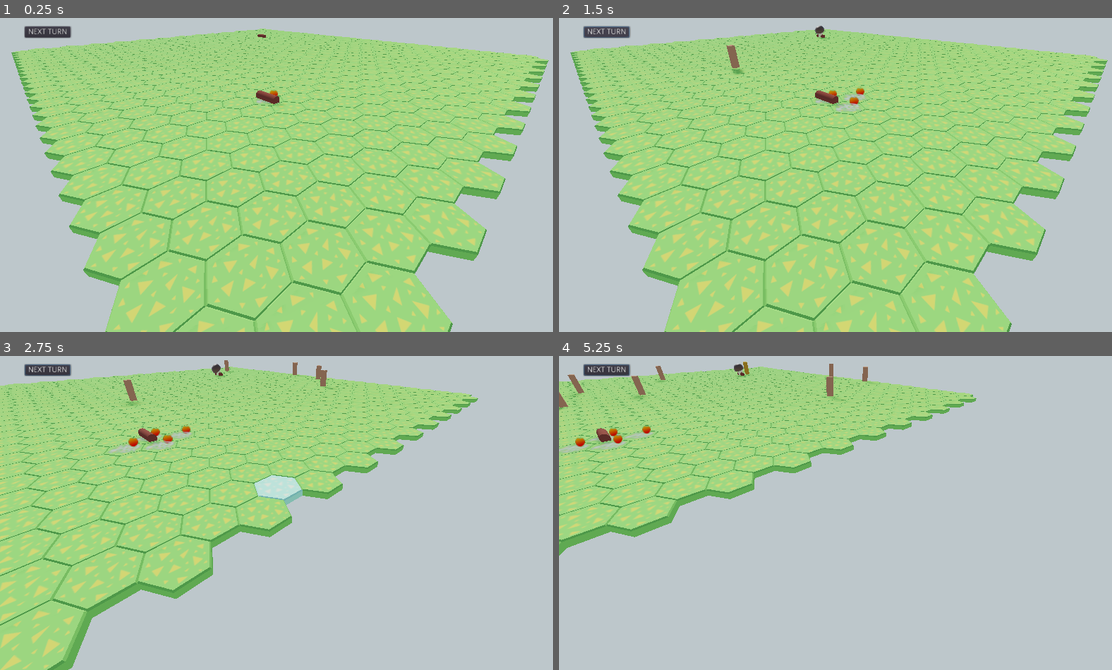
Above: before the commit, frames 1-4 (two rows, left to right).
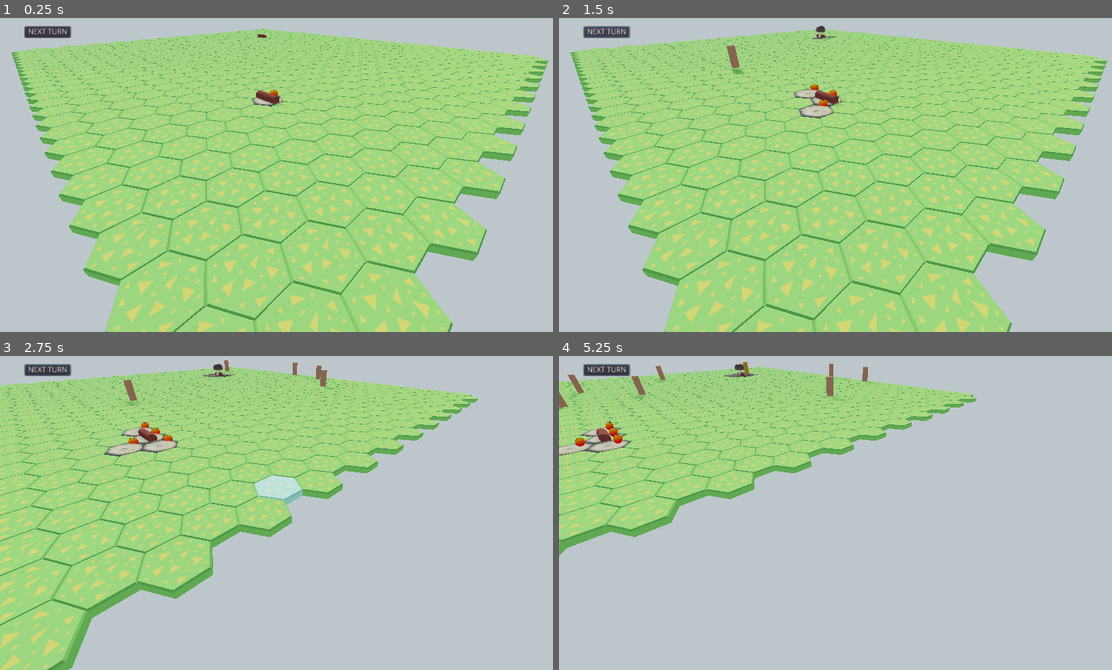
Above: after the commit, the same moments.

Repository: BVenturaDev/UMM
Game: Godot game, scene res://scenes/levels/main_level.tscn
Same seed, same stepped clock (60 frames per second), same inputs: the game is played once before the commit and once after it.
Inputs (mouse positions are in pixels of both pictures, inside the frame that each line leads up to):
- Up to frame 1 (0.25 s): no input
- Up to frame 2 (1.5 s): click "NEXT TURN" at 0.5 s; click "NEXT TURN" at 1.25 s
- Up to frame 3 (2.75 s): tap Enter (ui_accept) at 2, 2.27 s; move the mouse to (403, 487) at 2.02 s; hold Right (ui_right) from 2.03 s (still down); click (403, 487) at 2.17 s
- Up to frame 4 (5.25 s): move the mouse to (730, 522) at 2.77 s; release Right (ui_right) at 2.78 s; hold Down (ui_down) 2.78-3.53 s; tap Enter (ui_accept) at 3.02, 4.52 s; move the mouse to (896, 431) at 3.52 s; hold Right (ui_right) 3.53-4.28 s; move the mouse to (813, 569) at 4.27 s; hold Up (ui_up) 4.28-5.03 s; click (813, 569) at 4.42 s; move the mouse to (1012, 553) at 5.02 s; hold Left (ui_left) from 5.03 s (still down)

The runs differ from the first frame. In frame 1, less than 0.1% of the frame differs, in the area x 45-52%, y 5-29%; in frame 2, 0.6%; in frame 3, 0.6%, in the area x 18-43%, y 2-33%; in frame 4, 0.6%.

Commit message:
Added undergrowth visuals

Diff:
--- /dev/null
+++ b/scenes/entities/resource_tree.tscn
@@ -0,0 +1,6 @@
+[gd_scene load_steps=2 format=2]
+
+[ext_resource path="res://src/entities/resource_tree.gd" type="Script" id=1]
+
+[node name="resource_tree" type="Spatial"]
+script = ExtResource( 1 )
--- a/scenes/levels/main_level.tscn
+++ b/scenes/levels/main_level.tscn
@@ -93,7 +93,9 @@
 ]]
 script = ExtResource( 6 )
 
-[node name="fungus" parent="ai" instance=ExtResource( 3 )]
+[node name="fungus" parent="ai" groups=[
+"nature",
+] instance=ExtResource( 3 )]
 
 [node name="player" type="Spatial" parent="."]
 
--- a/scenes/props/hex_tile.tscn
+++ b/scenes/props/hex_tile.tscn
@@ -18,7 +18,7 @@
 "vertex_count": 80
 }
 
-[sub_resource type="ShaderMaterial" id=4]
+[sub_resource type="ShaderMaterial" id=3]
 resource_local_to_scene = true
 shader = ExtResource( 3 )
 shader_param/albedo = Color( 1, 1, 1, 1 )
@@ -32,16 +32,16 @@
 shader_param/uv2_offset = Vector3( 0, 0, 0 )
 shader_param/highlight_color = Color( 0.568627, 0.721569, 0.933333, 1 )
 shader_param/turn_used_color = Color( 1, 0.0980392, 0.0980392, 1 )
-shader_param/selected_color = Color( 0.847059, 0.227451, 1, 1 )
+shader_param/undergrowth_color = Color( 0.654902, 0.345098, 0.827451, 1 )
 shader_param/grayed_out_color = Color( 0.643137, 0.643137, 0.643137, 1 )
 shader_param/mix_amount = 0.75
 shader_param/is_highlighted = false
 shader_param/is_turn_used = false
-shader_param/is_selected = false
+shader_param/is_undergrowth = false
 shader_param/is_grayed_out = false
 shader_param/texture_albedo = ExtResource( 1 )
 
-[sub_resource type="ConcavePolygonShape" id=3]
+[sub_resource type="ConcavePolygonShape" id=2]
 data = PoolVector3Array( 0.866, 0, -0.5, 0.866, 0, 0.5, 0.866, 0.2333, 0.5, 0, 0, 1, -0.866, 0, 0.5, -0.866, 0.2333, 0. …(1610 unchanged characters)…
 
 [node name="hex_tile" type="Spatial"]
@@ -49,13 +49,13 @@
 
 [node name="tile" type="MeshInstance" parent="."]
 mesh = SubResource( 1 )
-material/0 = SubResource( 4 )
+material/0 = SubResource( 3 )
 
 [node name="Area" type="Area" parent="."]
 collision_layer = 2
 
 [node name="shape0" type="CollisionShape" parent="Area"]
-shape = SubResource( 3 )
+shape = SubResource( 2 )
 
 [connection signal="input_event" from="Area" to="." method="_on_Area_input_event"]
 [connection signal="mouse_entered" from="Area" to="." method="_on_Area_mouse_entered"]
--- a/scenes/shaders/hex_tile.tres
+++ b/scenes/shaders/hex_tile.tres
@@ -17,11 +17,11 @@
 shader_param/uv2_offset = Vector3( 0, 0, 0 )
 shader_param/highlight_color = Color( 0.568627, 0.721569, 0.933333, 1 )
 shader_param/turn_used_color = Color( 1, 0.0980392, 0.0980392, 1 )
-shader_param/selected_color = Color( 0.847059, 0.227451, 1, 1 )
+shader_param/undergrowth_color = Color( 0.654902, 0.345098, 0.827451, 1 )
 shader_param/grayed_out_color = Color( 0.643137, 0.643137, 0.643137, 1 )
 shader_param/mix_amount = 0.75
 shader_param/is_highlighted = false
 shader_param/is_turn_used = false
-shader_param/is_selected = false
+shader_param/is_undergrowth = false
 shader_param/is_grayed_out = false
 shader_param/texture_albedo = ExtResource( 1 )
--- a/scenes/ui/friendly_ui.tscn
+++ b/scenes/ui/friendly_ui.tscn
@@ -1,13 +1,13 @@
 [gd_scene load_steps=4 format=2]
 
 [ext_resource path="res://assets/textures/apple.png" type="Texture" id=1]
-[ext_resource path="res://assets/textures/roots.png" type="Texture" id=2]
+[ext_resource path="res://assets/textures/f6.png" type="Texture" id=2]
 [ext_resource path="res://src/tools/viewport.gd" type="Script" id=3]
 
 [node name="friendly_ui" type="Spatial"]
 
 [node name="roots" type="Sprite3D" parent="."]
-transform = Transform( 0.11036, 0.101591, 2.96046e-08, 0, -6.55672e-09, 1, 0.101591, -0.11036, -3.21598e-08, 0.0421223, 0.280468, 0.075324 )
+transform = Transform( 0.219203, -0.219203, -3.09086e-08, 0, -1.35505e-08, 1, -0.219203, -0.219203, -3.09086e-08, 0, 0.28, 0 )
 shaded = true
 double_sided = false
 texture = ExtResource( 2 )
--- a/src/entities/fungus.gd
+++ b/src/entities/fungus.gd
@@ -33,9 +33,11 @@
 
 func remove_tile(var id: int) -> void:
 	if id > -1 and id < owned_tiles.size():
+		owned_tiles[id].owner_fungus = null
 		owned_tiles.remove(id)
 
 func do_turn() -> void:
+	print("Fungus Turn: " + str(my_owner.name))
 	# Expand the fungus
 	for tile in owned_tiles:
 		var neighbors = Globals.grid.find_neighbors(tile.x, tile.y)
--- /dev/null
+++ b/src/entities/resource_tree.gd
@@ -0,0 +1,3 @@
+extends Spatial
+
+const FOOD_AMOUNT: int = 1
--- a/src/props/hex_tile.gd
+++ b/src/props/hex_tile.gd
@@ -30,21 +30,20 @@
 
 func enable_turn_used() -> void:
 	disable_highlighted()
-	disable_selected()
+	disable_undergrowth()
 	shader.set_shader_param("is_turn_used", true)
 
 func disable_turn_used() -> void:
 	shader.set_shader_param("is_turn_used", false)
 
-func enable_selected() -> void:
-	disable_highlighted()
-	shader.set_shader_param("is_selected", true)
+func enable_undergrowth() -> void:
+	shader.set_shader_param("is_undergrowth", true)
 
-func disable_selected() -> void:
-	shader.set_shader_param("is_selected", false)
+func disable_undergrowth() -> void:
+	shader.set_shader_param("is_undergrowth", false)
 
 func enable_grayed_out() -> void:
-	disable_selected()
+	disable_undergrowth()
 	disable_highlighted()
 	shader.set_shader_param("is_grayed_out", true)
 
--- a/src/props/tile.gd
+++ b/src/props/tile.gd
@@ -36,6 +36,15 @@
 func _ready() -> void:
 	# Initialize the reference dictionary for tiles with not critters or cur_shroom
 	initialize_references()
+
+func _process(_delta) -> void:
+	if owner_fungus:
+		if owner_fungus.my_owner.name == "player":
+			hex.enable_undergrowth()
+		elif Globals.DEBUG and owner_fungus.my_owner.name == "ai":
+			hex.enable_undergrowth()
+		else:
+			hex.disable_undergrowth()
 
 func initialize_references():
 	$InitTimer.start()
@@ -181,9 +190,6 @@
 	remove_num_food(amount)
 	turn_complete()
 
-# Removes select shader
-func unselect() -> void:
-	hex.disable_selected()
 
 func enable_grayed_out() -> void:
 	hex.enable_grayed_out()
--- a/src/shaders/hex_tile.shader
+++ b/src/shaders/hex_tile.shader
@@ -12,13 +12,14 @@
 uniform vec3 uv2_offset;
 uniform vec4 highlight_color : hint_color;
 uniform vec4 turn_used_color : hint_color;
-uniform vec4 selected_color : hint_color;
+uniform vec4 undergrowth_color : hint_color;
 uniform vec4 grayed_out_color: hint_color;
 uniform float mix_amount = 0.75;
 uniform bool is_highlighted = false;
 uniform bool is_turn_used = false;
-uniform bool is_selected = false;
+uniform bool is_undergrowth = false;
 uniform bool is_grayed_out = false;
+
 
 void vertex() {
 	UV=UV*uv1_scale.xy+uv1_offset.xy;
@@ -33,11 +34,11 @@
 	else if (is_turn_used == true) {
 		albedo_tex *= turn_used_color;
 	}
-	else if (is_selected == true) {
-		albedo_tex *= selected_color;
-	}
 	else if (is_grayed_out == true) {
 		albedo_tex = grayed_out_color
+	}
+	else if (is_undergrowth == true) {
+		albedo_tex *= undergrowth_color;
 	}
 	albedo_tex *= COLOR;
 	ALBEDO = albedo.rgb * albedo_tex.rgb;
--- a/src/ui/ui_build.gd
+++ b/src/ui/ui_build.gd
@@ -62,8 +62,6 @@
 	_close_menu()
 
 func _close_menu() -> void:
-	if selected_tile:
-		selected_tile.unselect()
 	window.visible = false
 	selected_tile = null
 	food_move_amount = 0
Binary file added: assets/textures/f6.png
Not shown, changed: assets/textures/f6.png.import
Binary file removed: assets/textures/roots.png
